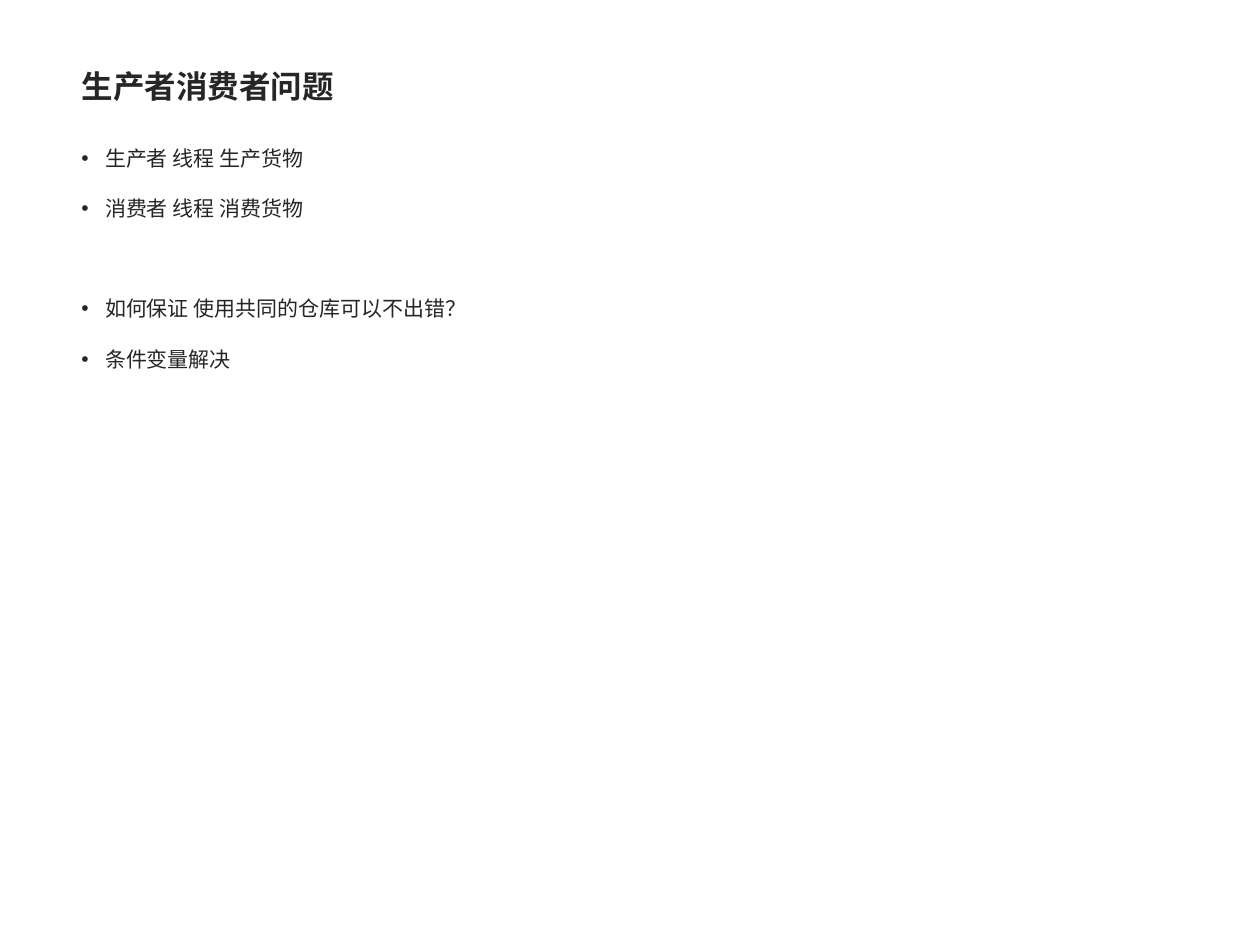
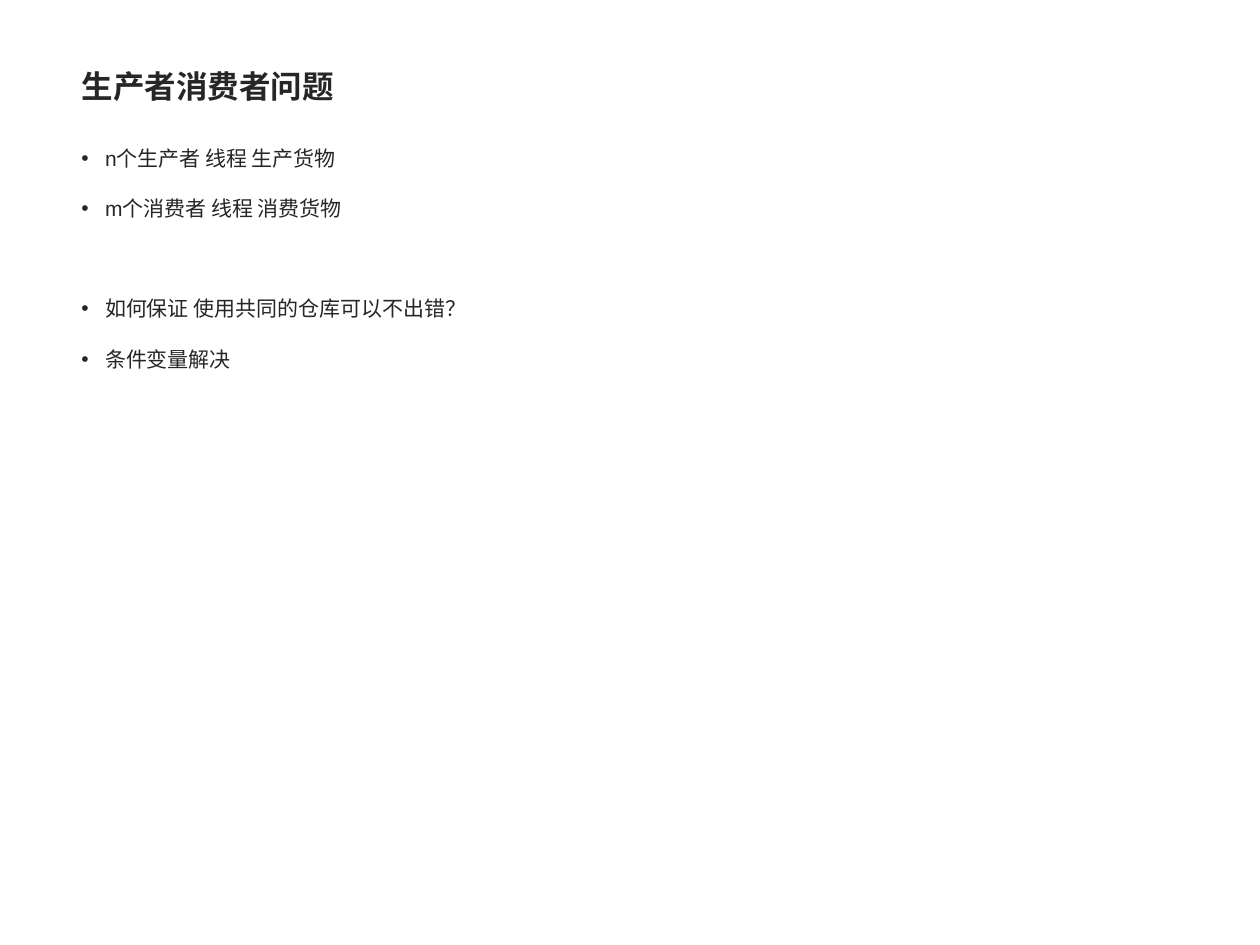
Before and after one commit to pointer1618/projects, a slide deck: slide 10 of lan7/c++11线程库.ppt. Drawn at 1260x945 pixels with LibreOffice and Linux fonts; fonts in the diff are those of the drawing; background and template pictures are left out. Boxes give left, top, right and bottom in pixels: in the first picture for what was removed or moved away, otherwise in the second. Text is boxed around its words. In the diff, an @@ line names an element or a change of style, - is before the commit and + after.

```diff
--- a/lan7/c++11线程库.ppt
+++ b/lan7/c++11线程库.ppt
@@ text at (x1=105, y1=148, x2=342, y2=218): text changed @@
-• 生产者 线程 生产货物
-• 消费者 线程 消费货物
+• n个生产者 线程 生产货物
+• m个消费者 线程 消费货物
```
Also in this commit, not shown: 2 other slides changed, 5 slides added.
